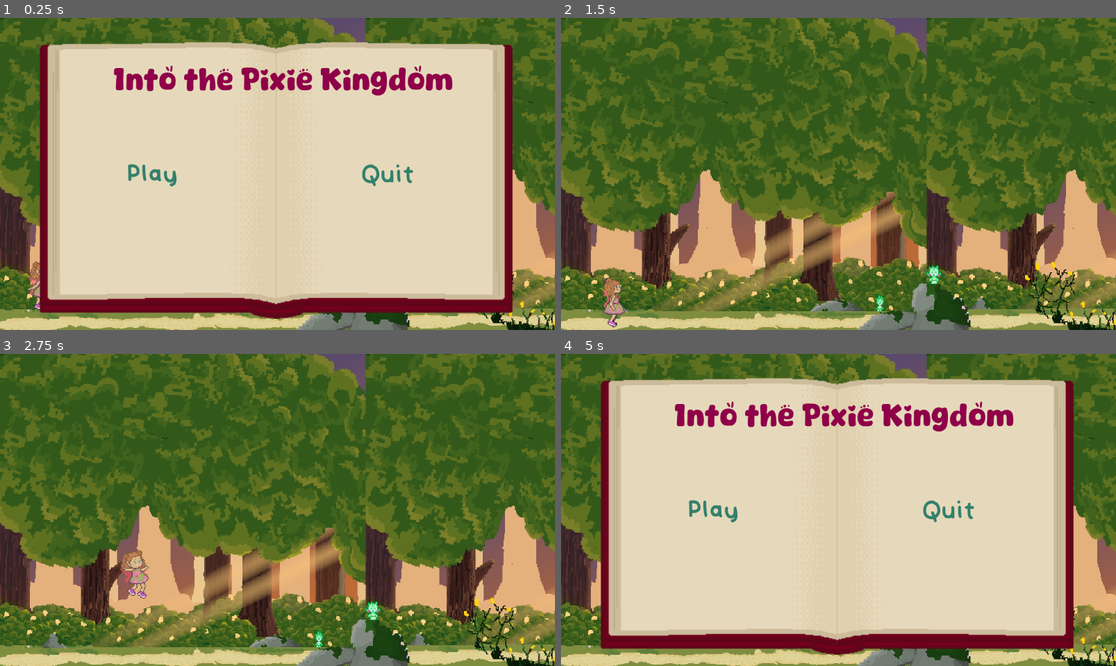
Above: before the commit, frames 1-4 (two rows, left to right).
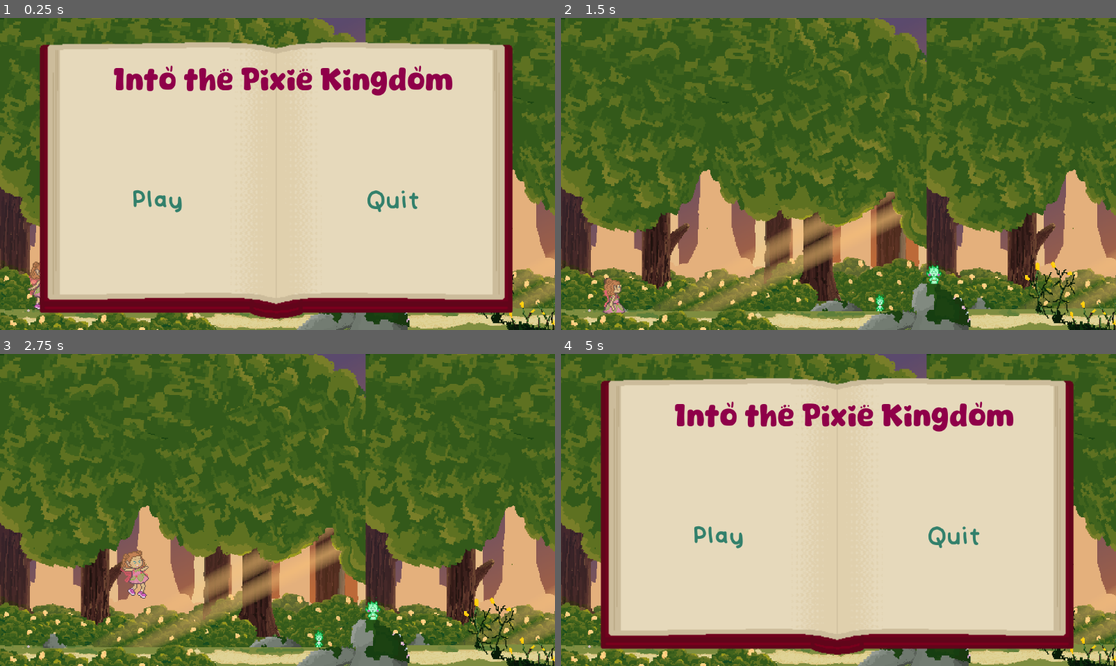
Above: after the commit, the same moments.

Repository: AlexReidNZ/Into-The-Pixie-Kingdom
Game: Godot game, scene res://Scenes/Levels/level_1.tscn
The game is run twice, just before and just after one commit, with the same random seed, the same clock (stepped at 60 frames per second) and the same inputs. The engine's default icon, where the game draws it, is replaced by a stand-in: a white triangle on a blue panel in a dark square.
Inputs (mouse positions are in pixels of both pictures, inside the frame that each line leads up to):
- Up to frame 1 (0.25 s): no input
- Up to frame 2 (1.5 s): click "Play" at 0.5 s; tap Enter (ui_accept) at 1.25 s; move the mouse to (960, 158) at 1.27 s; press the mouse at (960, 158) at 1.28 s; hold Right (move_right) from 1.28 s (still down)
- Up to frame 3 (2.75 s): keep holding Right (move_right); tap Space (jump) at 1.52, 2.27 s; move the mouse to (166, 525) at 2.02 s; release the mouse at (166, 525) at 2.03 s; tap R (rotate puzzle piece) at 2.1 s
- Up to frame 4 (5 s): move the mouse to (894, 441) at 2.77 s; release Right (move_right) at 2.78 s; hold Left (move_left) 2.78-3.53 s; hold Shift (run) 2.78-3.53 s; move the mouse to (810, 572) at 3.52 s; hold Right (move_right) from 3.53 s (still down); click (810, 572) at 3.6 s; tap Space (jump) at 3.77, 4.52 s; move the mouse to (1005, 556) at 4.27 s; tap R (rotate puzzle piece) at 4.35 s; tap Escape (pause) at 4.9 s

The runs differ from the first frame. In frame 1, 2.6% of the frame differs, in the area x 0-76%, y 46-100%; in frame 2, 1.7%; in frame 3, 1.7%; in frame 4, 2.6%.

Commit message:
feat: add game end trigger and change menu text

Diff:
--- a/Scenes/Levels/level_1.tscn
+++ b/Scenes/Levels/level_1.tscn
@@ -6,6 +6,9 @@
 [ext_resource type="Texture2D" uid="uid://ca56kg7jr5m0y" path="res://Sprites/icon.svg" id="4_srh1p"]
 [ext_resource type="Texture2D" uid="uid://y5fjlsakfeth" path="res://Sprites/ground1.png" id="7_g0htd"]
 [ext_resource type="Texture2D" uid="uid://cybrbwhlsnekx" path="res://Sprites/ground2.png" id="8_l1qk3"]
+[ext_resource type="Texture2D" uid="uid://c7nr7kx1bk2hc" path="res://Sprites/Bushes.png" id="10_t4k28"]
+[ext_resource type="Texture2D" uid="uid://brsjqcylvbq04" path="res://Sprites/SideBushes2.png" id="11_ytc3w"]
+[ext_resource type="Texture2D" uid="uid://cxisagdugws2h" path="res://Sprites/SideBushes.png" id="13_svo3r"]
 [ext_resource type="Texture2D" uid="uid://b5ionch14vyu8" path="res://Sprites/Gorse.png" id="14_tej4t"]
 [ext_resource type="PackedScene" uid="uid://dm65n77dur5bu" path="res://Scenes/rock.tscn" id="22_q8kxe"]
 [ext_resource type="PackedScene" uid="uid://cdsd4l7hvxuqn" path="res://Scenes/npc_body.tscn" id="23_yprgw"]
@@ -21,6 +24,9 @@
 [ext_resource type="PackedScene" uid="uid://doot1xvshlh6h" path="res://Scenes/Puzzle/puzzle03.tscn" id="35_50h6p"]
 [ext_resource type="Texture2D" uid="uid://cs2vvvlyoxyvs" path="res://Sprites/Puzzle/worldSprites/Fixed Tree.png" id="36_tnrut"]
 
+[sub_resource type="CircleShape2D" id="CircleShape2D_x48l1"]
+radius = 42.6175
+
 [sub_resource type="WorldBoundaryShape2D" id="WorldBoundaryShape2D_mr6wc"]
 
 [sub_resource type="WorldBoundaryShape2D" id="WorldBoundaryShape2D_w4v88"]
@@ -37,8 +43,9 @@
 
 [node name="CanvasLayer" type="CanvasLayer" parent="."]
 
-[node name="PauseMenu" parent="CanvasLayer" instance=ExtResource("1_tt3mb")]
+[node name="PauseMenu" parent="CanvasLayer" node_paths=PackedStringArray("game_end_trigger") instance=ExtResource("1_tt3mb")]
 visible = false
+game_end_trigger = NodePath("../../GameEndTrigger")
 
 [node name="ParallaxBackground" type="ParallaxBackground" parent="."]
 
@@ -52,6 +59,14 @@
 scale = Vector2(1.71, 1.71)
 texture = ExtResource("2_ji2qm")
 centered = false
+
+[node name="GameEndTrigger" type="Area2D" parent="."]
+z_index = 10
+position = Vector2(1906.5, -42)
+
+[node name="CollisionShape2D" type="CollisionShape2D" parent="GameEndTrigger"]
+position = Vector2(3.5, 7)
+shape = SubResource("CircleShape2D_x48l1")
 
 [node name="Player" parent="." instance=ExtResource("3_u8vf5")]
 z_index = 10
@@ -117,8 +132,29 @@
 position = Vector2(566, -41)
 texture = ExtResource("14_tej4t")
 
+[node name="Bushes" type="Sprite2D" parent="Objects"]
+z_index = 11
+position = Vector2(1103, -23)
+texture = ExtResource("10_t4k28")
+
+[node name="SideBushes2" type="Sprite2D" parent="Objects"]
+z_index = 11
+position = Vector2(1906.5, -42)
+texture = ExtResource("11_ytc3w")
+
+[node name="SideBushes3" type="Sprite2D" parent="Objects"]
+z_index = 11
+position = Vector2(2052, -43)
+texture = ExtResource("11_ytc3w")
+flip_h = true
+
 [node name="Rock" parent="Objects" instance=ExtResource("22_q8kxe")]
 position = Vector2(370, -21)
+
+[node name="SideBushes" type="Sprite2D" parent="Objects"]
+z_index = 11
+position = Vector2(75, -19)
+texture = ExtResource("13_svo3r")
 
 [node name="Platforms" type="Node2D" parent="."]
 position = Vector2(22, -116)
@@ -205,3 +241,5 @@
 puzzle_group = "Puzzle3Colliders"
 fixed_sprite = ExtResource("36_tnrut")
 sprite_object = NodePath("../../Sprites/BrokenTree")
+
+[connection signal="area_entered" from="GameEndTrigger" to="CanvasLayer/PauseMenu" method="_on_game_end_trigger_area_entered"]
--- a/Scenes/pause_menu.tscn
+++ b/Scenes/pause_menu.tscn
@@ -25,7 +25,7 @@
 texture = ExtResource("1_cdlkh")
 expand_mode = 1
 
-[node name="Label" type="Label" parent="TextureRect"]
+[node name="Label" type="Label" parent="."]
 layout_mode = 0
 offset_left = 235.0
 offset_top = 99.0
@@ -36,12 +36,24 @@
 theme_override_font_sizes/font_size = 60
 text = "Into the Pixie Kingdom"
 
+[node name="GameEnd" type="Label" parent="."]
+visible = false
+layout_mode = 0
+offset_left = 345.0
+offset_top = 196.0
+offset_right = 800.0
+offset_bottom = 256.0
+theme_override_colors/font_color = Color(0.146252, 0.59749, 0.406256, 1)
+theme_override_fonts/font = ExtResource("3_j5y5q")
+theme_override_font_sizes/font_size = 45
+text = "Thanks for playing!"
+
 [node name="Resume" type="Button" parent="."]
 layout_mode = 0
-offset_left = 224.0
-offset_top = 294.0
-offset_right = 406.0
-offset_bottom = 365.0
+offset_left = 235.0
+offset_top = 348.0
+offset_right = 417.0
+offset_bottom = 419.0
 theme_override_colors/font_color = Color(0.195007, 0.501681, 0.418972, 1)
 theme_override_fonts/font = ExtResource("4_6l4d8")
 theme_override_font_sizes/font_size = 70
@@ -50,10 +62,10 @@
 
 [node name="Quit" type="Button" parent="."]
 layout_mode = 0
-offset_left = 706.0
-offset_top = 296.0
-offset_right = 903.0
-offset_bottom = 367.0
+offset_left = 717.0
+offset_top = 350.0
+offset_right = 914.0
+offset_bottom = 421.0
 theme_override_colors/font_color = Color(0.196078, 0.501961, 0.419608, 1)
 theme_override_fonts/font = ExtResource("4_6l4d8")
 theme_override_font_sizes/font_size = 70
--- a/Scripts/pause_menu.gd
+++ b/Scripts/pause_menu.gd
@@ -1,7 +1,12 @@
 extends Control
+
+@export var game_end_trigger: Area2D
+@onready var game_end_text: Label = $GameEnd
+@onready var play_button: Button = $Resume
 
 func _ready():
 	pause()
+	game_end_trigger.body_entered.connect(_on_game_end_trigger_area_entered)
 
 func resume():
 	get_tree().paused = false
@@ -23,3 +28,9 @@
 
 func _on_quit_pressed() -> void:
 	get_tree().quit()
+
+func _on_game_end_trigger_area_entered(body):
+	if body.name == "Player":
+		game_end_text.visible = true
+		play_button.visible = false
+		pause()
Not shown: 1 places in Scenes/Levels/level_1.tscn that only renumber resources
Binary file added: Sprites/Bushes.png
Not shown, added: Sprites/Bushes.png.import
Binary file added: Sprites/SideBushes.png
Not shown, added: Sprites/SideBushes.png.import
Binary file added: Sprites/SideBushes2.png
Not shown, added: Sprites/SideBushes2.png.import
